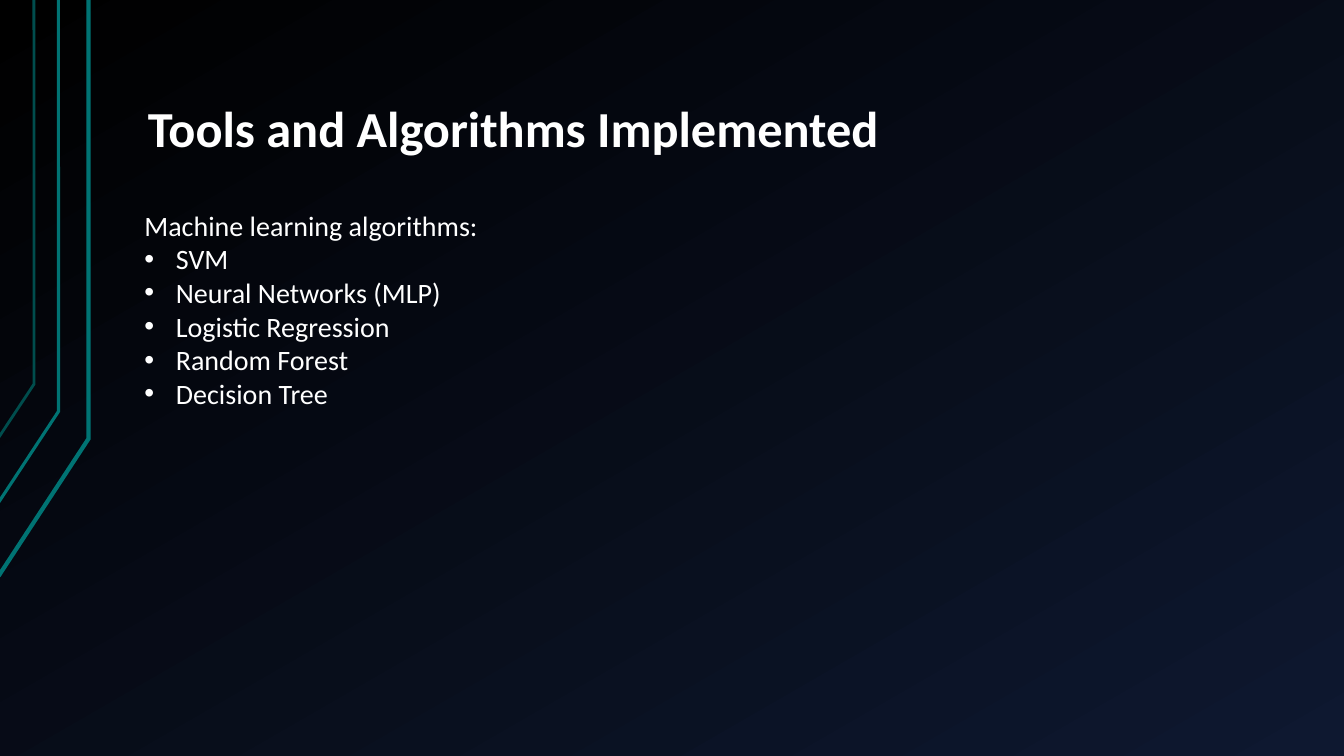
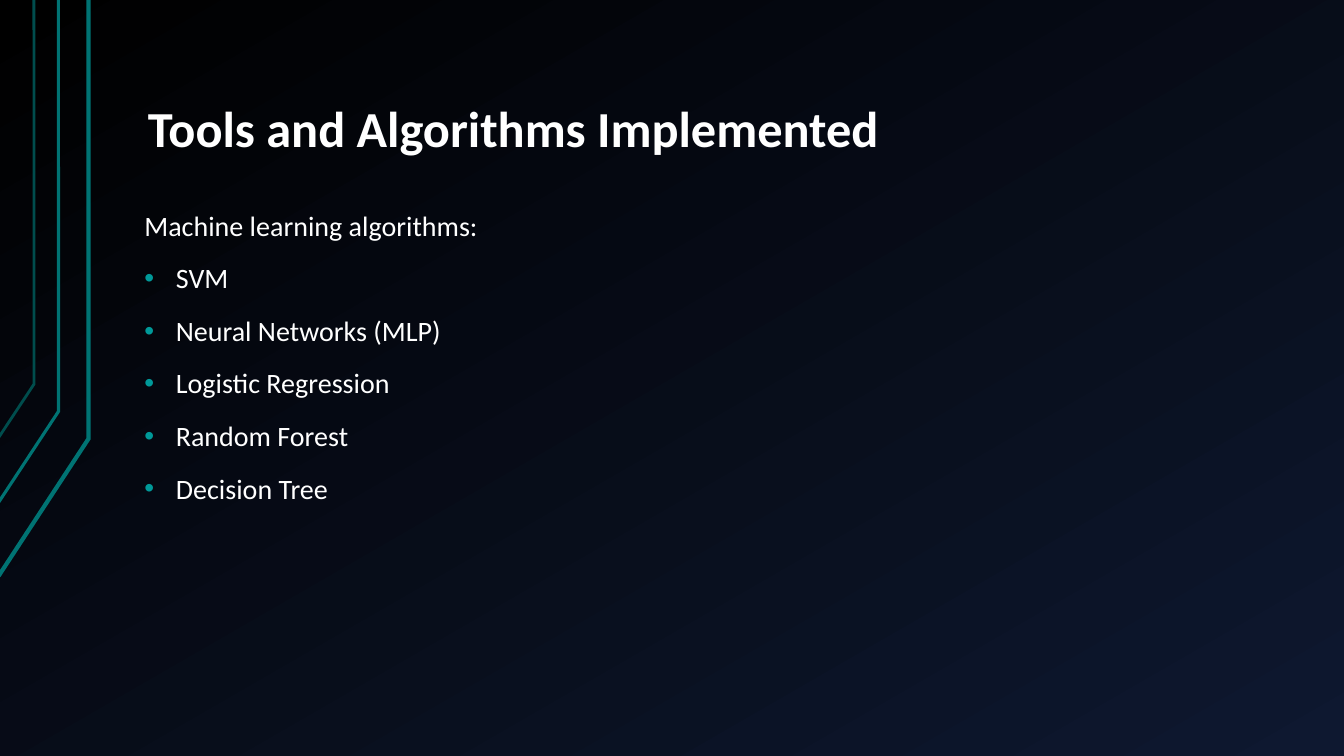
Before and after one commit to Zeze35H/IART, a slide deck: slide 4 of P2/Final_Delivery.pptx. Drawn at 1344x756 pixels with LibreOffice and Linux fonts; fonts in the diff are those of the drawing. Boxes give left, top, right and bottom in pixels: in the first picture for what was removed or moved away, otherwise in the second. Text is boxed around its words. In the diff, an @@ line names an element or a change of style, - is before the commit and + after.

```diff
--- a/P2/Final_Delivery.pptx
+++ b/P2/Final_Delivery.pptx
@@ text at <box>176,270,440,500</box>: line spacing 1 to 0.9; more space between paragraphs; bullet colour #FFFFFF to #009999 @@
```
Also in this commit, not shown: 3 other slides changed, 2 slides added, 7 other files.
